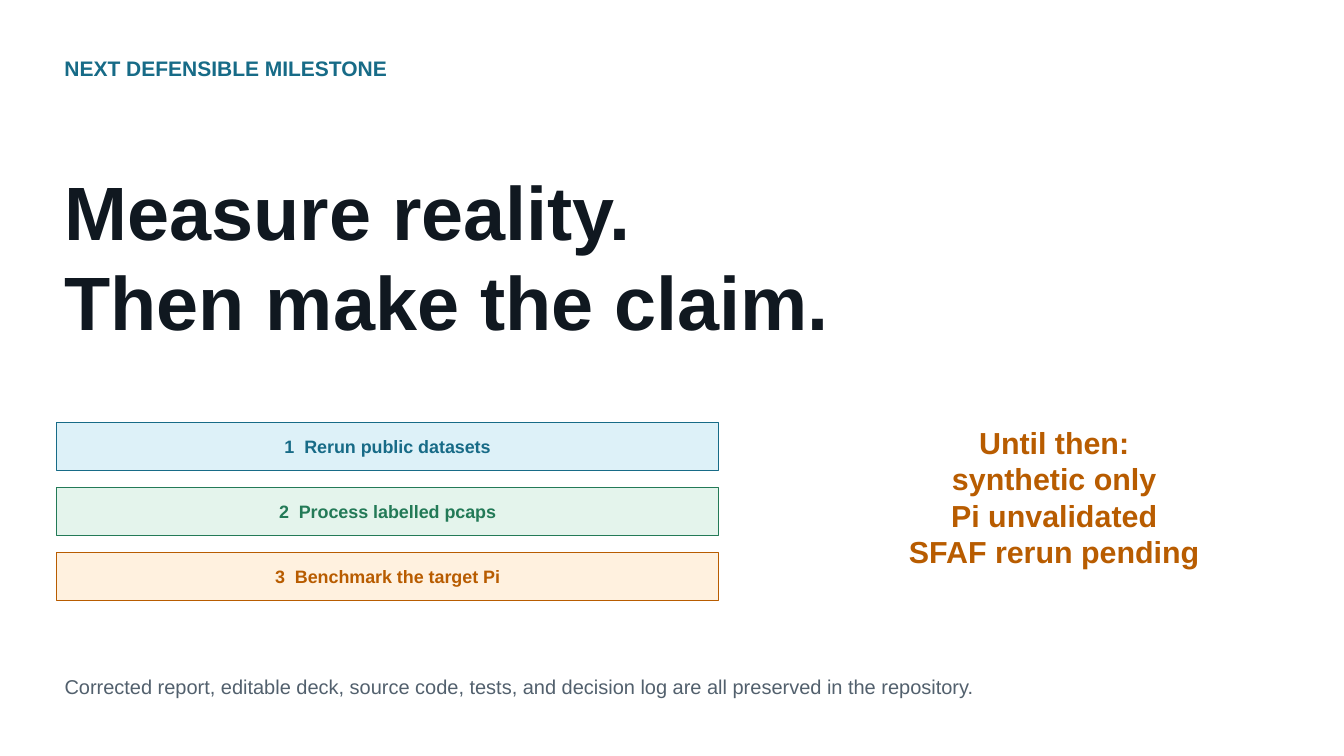
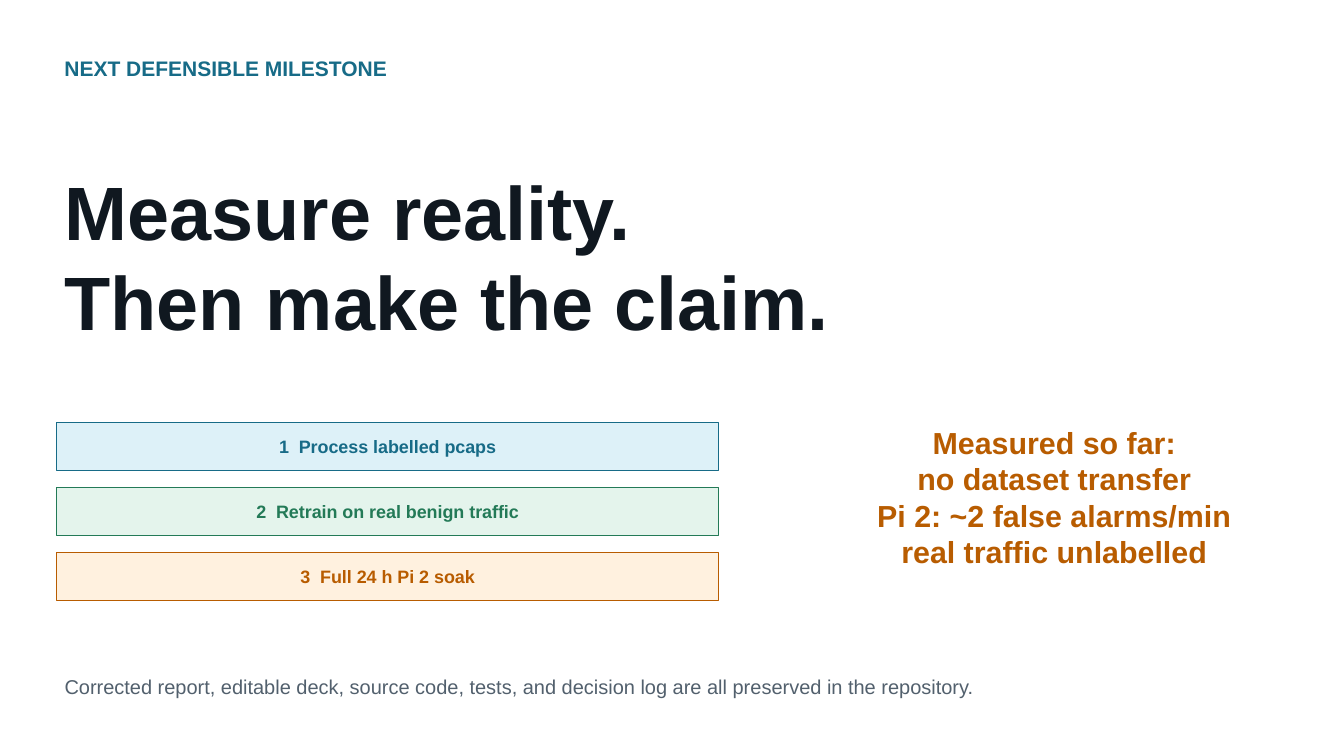
Before and after one commit to malharc373/IoT_IDS, a slide deck: slide 13 of output/presentation/IOT_IDS_Corrected_Project_Review.pptx (slide 11 before the commit). Drawn at 1344x756 pixels with LibreOffice and Linux fonts; fonts in the diff are those of the drawing. Boxes give left, top, right and bottom in pixels: in the first picture for what was removed or moved away, otherwise in the second. Text is boxed around its words. In the diff, an @@ line names an element or a change of style, - is before the commit and + after.

```diff
--- a/output/presentation/IOT_IDS_Corrected_Project_Review.pptx
+++ b/output/presentation/IOT_IDS_Corrected_Project_Review.pptx
@@ text at (279,440,497,457): text changed @@
-1 Rerun public datasets
+1 Process labelled pcaps
@@ text at (877,432,1230,564): text changed @@
-Until then:
-synthetic only
-Pi unvalidated
-SFAF rerun pending
+Measured so far:
+no dataset transfer
+Pi 2: ~2 false alarms/min
+real traffic unlabelled
@@ text at (256,505,519,522): text changed @@
-2 Process labelled pcaps
+2 Retrain on real benign traffic
@@ text at (300,570,475,583): text changed @@
-3 Benchmark the target Pi
+3 Full 24 h Pi 2 soak
```
Also in this commit, not shown: 10 other slides changed, 2 slides added, 1 other file.
